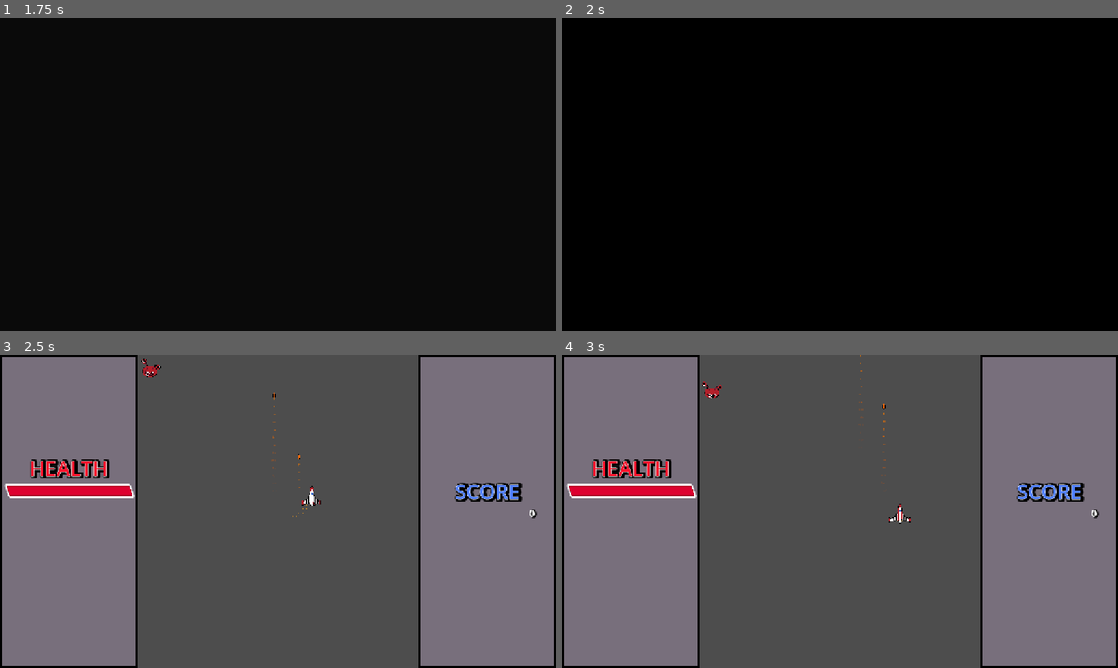
Above: before the commit, frames 1-4 (two rows, left to right).
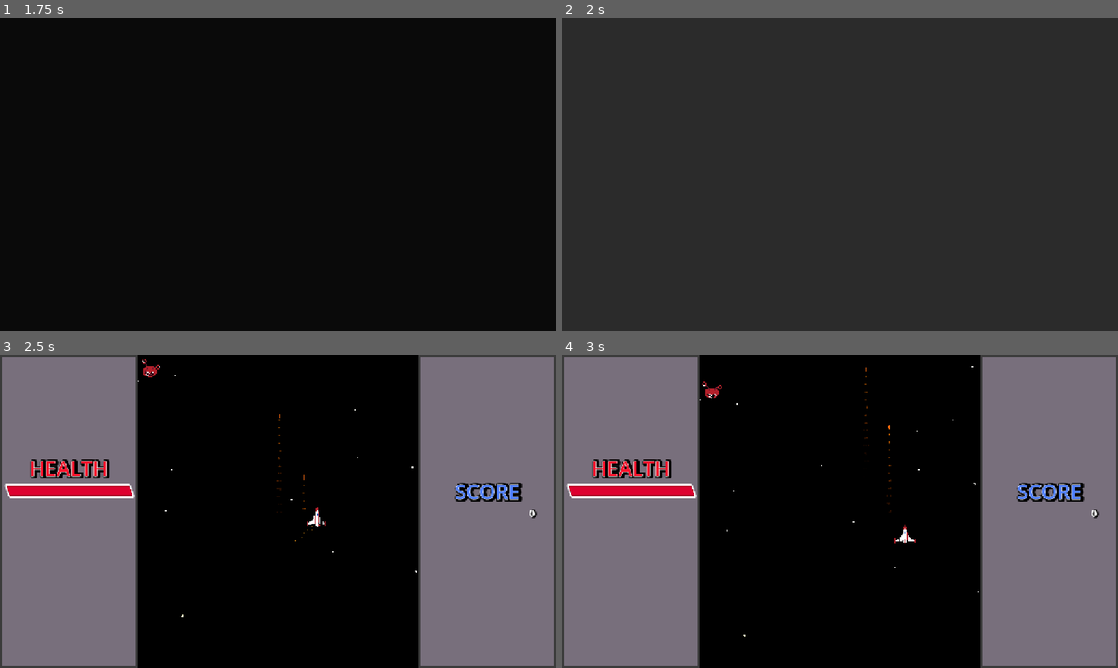
Above: after the commit, the same moments.

Repository: Mast177/FlyingGameRepo
Game: Godot game, scene res://Scenes/Menus/main_menu.tscn
The game is run twice, just before and just after one commit, with the same random seed, the same clock (stepped at 60 frames per second) and the same inputs.
Inputs:
- Up to frame 1 (1.75 s): click "Level Select" at 0.5 s; click "1" at 1.25 s
- Up to frame 2 (2 s): no input
- Up to frame 3 (2.5 s): tap Enter at 2 s; hold D (Move_Right) from 2.03 s (still down); hold Space (Shoot) from 2.03 s (still down)
- Up to frame 4 (3 s): release D (Move_Right) at 2.78 s; release Space (Shoot) at 2.78 s; hold S (Move_Down) from 2.78 s (still down); tap T at 2.85 s

Frame 1 is identical in both runs. In frame 2, 100% of the frame differs, in the area x 0-100%, y 0-100%; in frame 3, 52%; in frame 4, 53%.

Commit message:
Live Backdrop Implementation
Added a moving backdrop to the ui with gpu particles to add to effect of flying through space

Diff:
--- a/Scenes/Levels/level_1.tscn
+++ b/Scenes/Levels/level_1.tscn
@@ -45,6 +45,7 @@
 level_number = 1
 
 [node name="UI" parent="." unique_id=2020240721 instance=ExtResource("2_7qaba")]
+layer = -1
 
 [node name="Level_Complete" parent="UI" unique_id=1384809371 instance=ExtResource("13_athbf")]
 mouse_filter = 2
@@ -54,8 +55,6 @@
 [node name="EnemyWaveSpawner" parent="." unique_id=369575966 instance=ExtResource("3_n3thn")]
 position = Vector2(643, -24)
 waves = Array[ExtResource("5_afv7b")]([ExtResource("6_7r2dd"), ExtResource("7_k2mw1"), SubResource("Resource_3628d"), ExtResource("9_3628d"), ExtResource("10_irw6p"), ExtResource("11_31phq")])
-wave_cooldown = 1.0
-spawn_interval = 1.5
 SPAWN_BEHAVIOR = "Left To Right"
 
 [node name="KillBox" parent="." unique_id=947746050 instance=ExtResource("6_bmn2l")]
--- a/Scenes/Levels/level_base.tscn
+++ b/Scenes/Levels/level_base.tscn
@@ -32,6 +32,7 @@
 script = ExtResource("1_t6dks")
 
 [node name="UI" parent="." unique_id=1624583402 instance=ExtResource("2_1uwe2")]
+layer = -10
 
 [node name="Level_Complete" parent="UI" unique_id=32761183 instance=ExtResource("3_3vcfl")]
 mouse_filter = 2
@@ -41,8 +42,6 @@
 [node name="EnemyWaveSpawner" parent="." unique_id=2035115739 instance=ExtResource("3_oo65s")]
 position = Vector2(643, -24)
 waves = Array[ExtResource("4_cjn6a")]([ExtResource("5_kbs4g")])
-wave_cooldown = 5.0
-spawn_interval = 1.0
 SPAWN_BEHAVIOR = "Spawn One"
 
 [node name="KillBox" parent="." unique_id=1277528029 instance=ExtResource("6_mrmml")]
--- a/Scenes/Misc/ui.tscn
+++ b/Scenes/Misc/ui.tscn
@@ -3,6 +3,7 @@
 [ext_resource type="PackedScene" uid="uid://dg1nt6es7spjx" path="res://Scenes/player_fighter.tscn" id="1_ss2b2"]
 [ext_resource type="Script" uid="uid://bls6e1gve5nru" path="res://Assets/Scripts/Menus/ui.gd" id="1_tgjfx"]
 [ext_resource type="PackedScene" uid="uid://cm4gdkk5igukf" path="res://Scenes/Menus/pause_menu.tscn" id="3_4fllt"]
+[ext_resource type="Texture2D" uid="uid://cj3qwiv87go3k" path="res://Assets/Sprites/Small_Star.png" id="4_3sq67"]
 
 [sub_resource type="StyleBoxFlat" id="StyleBoxFlat_6ga7j"]
 bg_color = Color(0.470422, 0.437082, 0.48638, 1)
@@ -10,7 +11,7 @@
 border_width_top = 5
 border_width_right = 5
 border_width_bottom = 5
-border_color = Color(0, 0, 0, 1)
+border_color = Color(0.23137255, 0.23137255, 0.23137255, 1)
 
 [sub_resource type="RectangleShape2D" id="RectangleShape2D_ipaai"]
 size = Vector2(315, 756.5)
@@ -75,13 +76,20 @@
 shadow_color = Color(0, 0, 0, 1)
 shadow_offset = Vector2(1, 0)
 
+[sub_resource type="StyleBoxFlat" id="StyleBoxFlat_4fllt"]
+bg_color = Color(0, 0, 0, 1)
+expand_margin_left = 45.0
+expand_margin_top = 49.0
+expand_margin_right = 29.0
+expand_margin_bottom = 33.0
+
 [sub_resource type="StyleBoxFlat" id="StyleBoxFlat_v2t3p"]
 bg_color = Color(0.470422, 0.437082, 0.48638, 1)
 border_width_left = 5
 border_width_top = 5
 border_width_right = 5
 border_width_bottom = 5
-border_color = Color(0, 0, 0, 1)
+border_color = Color(0.23137255, 0.23137255, 0.23137255, 1)
 
 [sub_resource type="LabelSettings" id="LabelSettings_qmjtg"]
 font_size = 47
@@ -99,6 +107,28 @@
 
 [sub_resource type="RectangleShape2D" id="RectangleShape2D_q3jy2"]
 size = Vector2(624, 80)
+
+[sub_resource type="Gradient" id="Gradient_wdxsr"]
+offsets = PackedFloat32Array(0, 0.20610687, 1)
+colors = PackedColorArray(1, 1, 0, 1, 1, 1, 0.96564883, 1, 1, 1, 1, 1)
+
+[sub_resource type="GradientTexture1D" id="GradientTexture1D_3sq67"]
+gradient = SubResource("Gradient_wdxsr")
+
+[sub_resource type="ParticleProcessMaterial" id="ParticleProcessMaterial_wdxsr"]
+particle_flag_disable_z = true
+emission_shape = 3
+emission_box_extents = Vector3(100, 1, 0)
+direction = Vector3(0, 1, 0)
+spread = 0.0
+initial_velocity_min = 50.0
+initial_velocity_max = 150.0
+angular_velocity_min = -100.0
+angular_velocity_max = 100.0
+gravity = Vector3(0, 0, 0)
+scale_min = 0.1
+scale_max = 0.5
+color_initial_ramp = SubResource("GradientTexture1D_3sq67")
 
 [node name="UI" type="CanvasLayer" unique_id=1227684911 node_paths=PackedStringArray("health_bar", "shield_bar", "score_tally") groups=["UI"]]
 process_mode = 3
@@ -112,7 +142,7 @@
 anchor_mode = 0
 
 [node name="PlayerFighter" parent="." unique_id=470294074 instance=ExtResource("1_ss2b2")]
-position = Vector2(628, 326)
+position = Vector2(640, 374)
 
 [node name="Control" type="Control" parent="." unique_id=371201411]
 layout_mode = 3
@@ -222,17 +252,21 @@
 value = 50.0
 show_percentage = false
 
-[node name="Panel2" type="Panel" parent="Control/HBoxContainer" unique_id=15546588]
-modulate = Color(1, 1, 1, 0)
+[node name="Background" type="Panel" parent="Control/HBoxContainer" unique_id=15546588]
+modulate = Color(0, 0, 0, 1)
+z_index = -100
 layout_mode = 2
 size_flags_horizontal = 3
 mouse_filter = 2
-
-[node name="Panel3" type="Panel" parent="Control/HBoxContainer" unique_id=1005835420]
-self_modulate = Color(1, 1, 1, 0)
+theme_override_styles/panel = SubResource("StyleBoxFlat_4fllt")
+
+[node name="Background2" type="Panel" parent="Control/HBoxContainer" unique_id=1005835420]
+modulate = Color(0, 0, 0, 1)
+z_index = -100
 layout_mode = 2
 size_flags_horizontal = 3
 mouse_filter = 2
+theme_override_styles/panel = SubResource("StyleBoxFlat_4fllt")
 
 [node name="Panel4" type="Panel" parent="Control/HBoxContainer" unique_id=186103980]
 layout_mode = 2
@@ -290,3 +324,13 @@
 process_priority = 1
 physics_interpolation_mode = 0
 z_index = 10
+
+[node name="GPUParticles2D" type="GPUParticles2D" parent="." unique_id=1089650526]
+z_index = -10
+position = Vector2(637.00006, -45)
+scale = Vector2(3.72, 1)
+amount = 20
+texture = ExtResource("4_3sq67")
+lifetime = 10.0
+preprocess = 15.0
+process_material = SubResource("ParticleProcessMaterial_wdxsr")
Binary file added: Assets/Sprites/Small_Star.png
Not shown, added: Assets/Sprites/Small_Star.png.import
